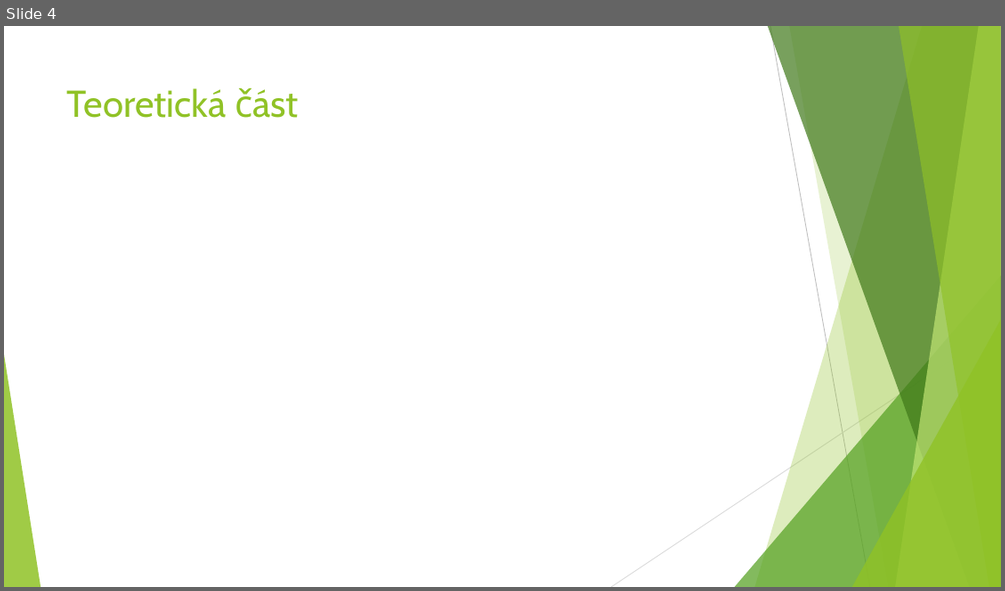
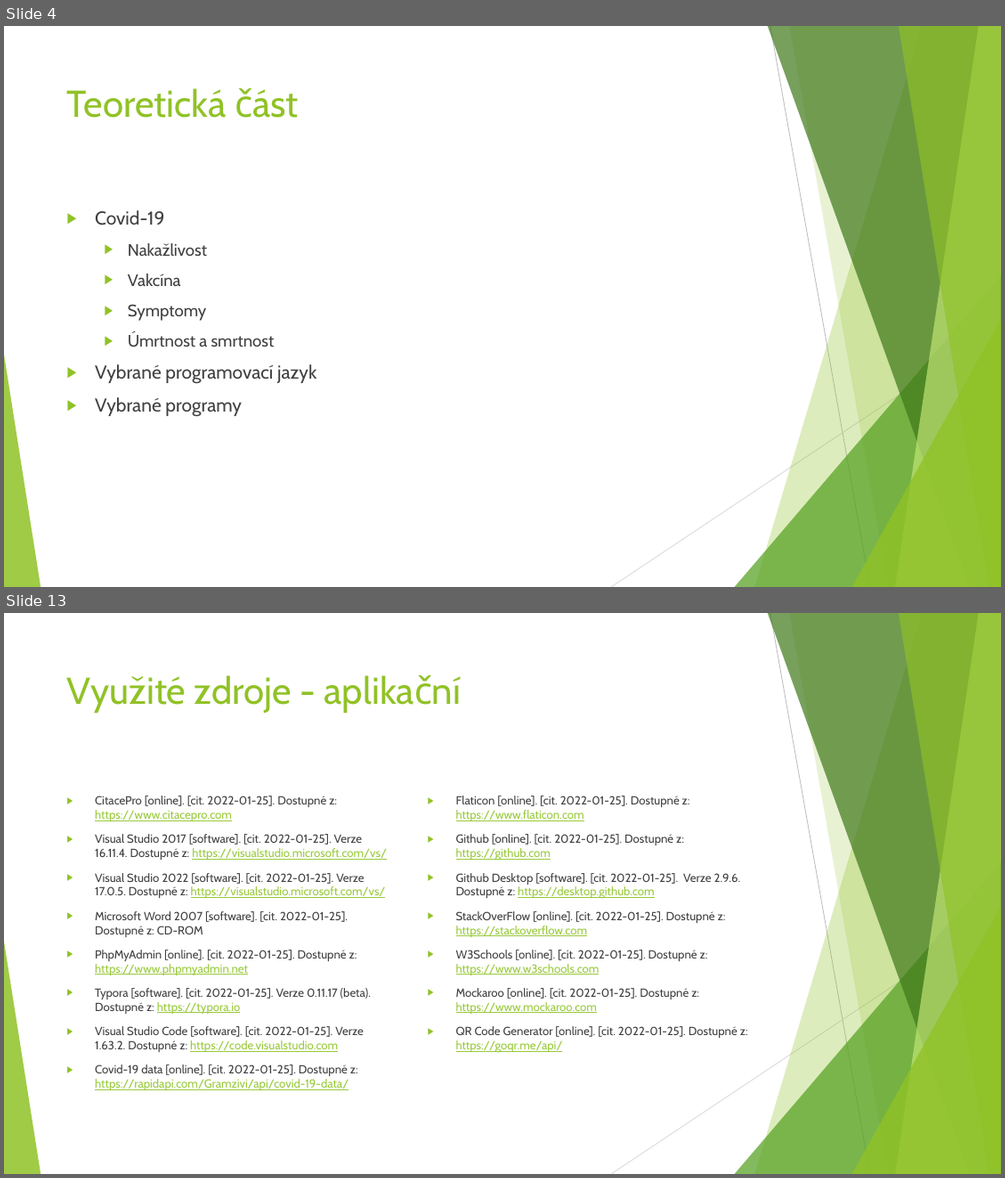
Before and after one commit to NiX3r/CoronaTracker, a slide deck: Documents/CoronaTracker.pptx. Shown one above the other, each under a label of ours: slide 4 before the commit, slides 4 and 13 after it; the slides between them are not shown. The pictures are 1005x591 and 1005x1178 pixels, drawn with LibreOffice and Linux fonts; fonts in the diff are those of the drawing. Boxes give left, top, right and bottom in pixels: in the first picture for what was removed or moved away, otherwise in the second. Text is boxed around its words. In the diff, an @@ line names an element or a change of style, - is before the commit and + after.

```diff
--- a/Documents/CoronaTracker.pptx
+++ b/Documents/CoronaTracker.pptx
@@ slide 13 added at [4,613,1001,1174], background #FFFFFF; not listed: 10 template elements that a slide beside it also shows @@
@@ title added at [67,675,291,713], 36 pt, text #90C226 @@
+Využité zdroje - aplikační
@@ text added at [95,795,387,1090], 11.2 pt, text #404040 @@
+▶ CitacePro [online]. [cit. 2022-01-25]. Dostupné z: https://www.citacepro.com
+▶ Visual Studio 2017 [software]. [cit. 2022-01-25]. Verze 16.11.4. Dostupné z: https://visualstudio.microsoft.com/vs/
+▶ Visual Studio 2022 [software]. [cit. 2022-01-25]. Verze 17.0.5. Dostupné z: https://visualstudio.microsoft.com/vs/
+▶ Microsoft Word 2007 [software]. [cit. 2022-01-25]. Dostupné z: CD-ROM
+▶ PhpMyAdmin [online]. [cit. 2022-01-25]. Dostupné z: https://www.phpmyadmin.net
+▶ Typora [software]. [cit. 2022-01-25]. Verze 0.11.17 (beta). Dostupné z: https://typora.io
+▶ Visual Studio Code [software]. [cit. 2022-01-25]. Verze 1.63.2. Dostupné z: https://code.visualstudio.com
+▶ Covid-19 data [online]. [cit. 2022-01-25]. Dostupné z: https://rapidapi.com/Gramzivi/api/covid-19-data/
@@ text added at [456,795,748,1053], 11.2 pt, text #404040 @@
+▶ Flaticon [online]. [cit. 2022-01-25]. Dostupné z: https://www.flaticon.com
+▶ Github [online]. [cit. 2022-01-25]. Dostupné z: https://github.com
+▶ Github Desktop [software]. [cit. 2022-01-25]. Verze 2.9.6. Dostupné z: https://desktop.github.com
+▶ StackOverFlow [online]. [cit. 2022-01-25]. Dostupné z: https://stackoverflow.com
+▶ W3Schools [online]. [cit. 2022-01-25]. Dostupné z: https://www.w3schools.com
+▶ Mockaroo [online]. [cit. 2022-01-25]. Dostupné z: https://www.mockaroo.com
+▶ QR Code Generator [online]. [cit. 2022-01-25]. Dostupné z: https://goqr.me/api/
@@ slide 4 changed as well @@
@@ text added at [95,210,316,417], 18 pt, text #404040 @@
+▶ Covid-19
+  ▶ Nakažlivost
+  ▶ Vakcína
+  ▶ Symptomy
+  ▶ Úmrtnost a smrtnost
+▶ Vybrané programovací jazyk
+▶ Vybrané programy
```
Also in this commit, not shown: 6 other slides changed, 6 other slides added, 3 slides removed.
